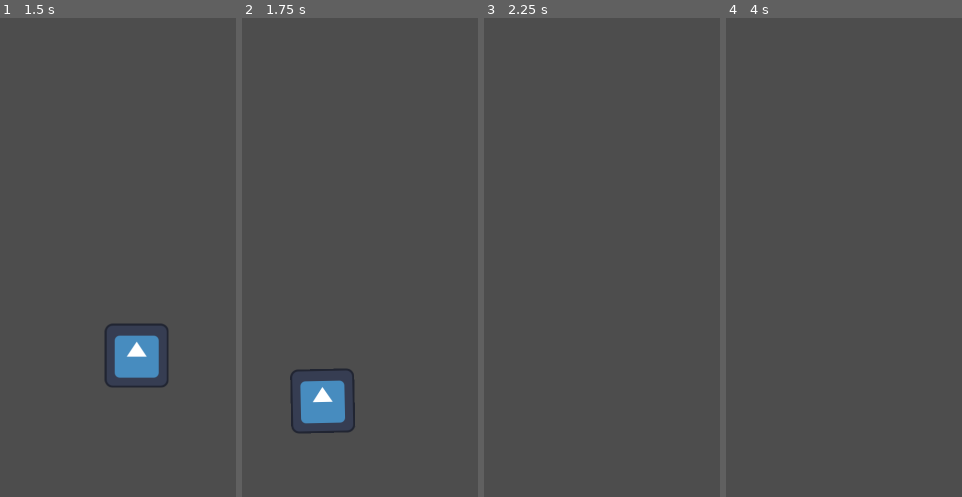
Above: before the commit, frames 1-4 (left to right).
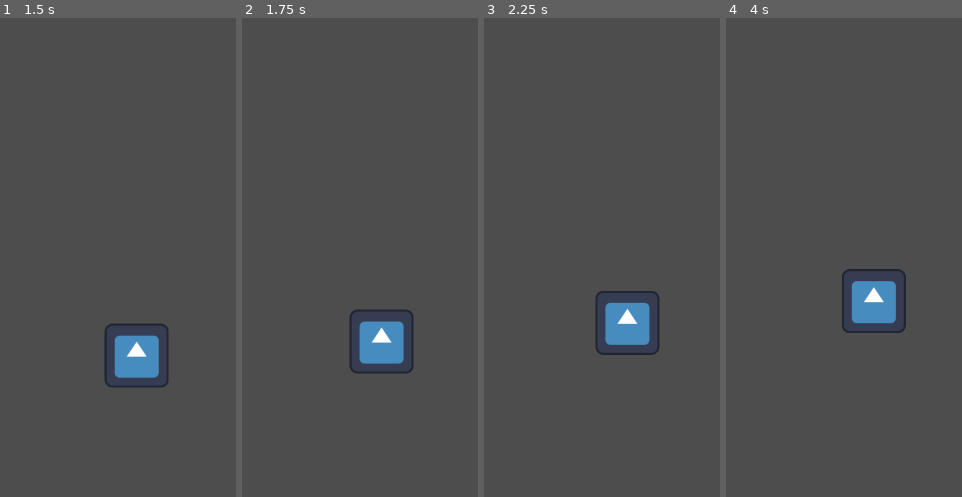
Above: after the commit, the same moments.

Repository: LucMat50/RGDCGameJam2026
Game: Godot game, scene res://Scenes/main_game.tscn
Same seed, same stepped clock (60 frames per second), same inputs: the game is played once before the commit and once after it. The engine's default icon, where the game draws it, is replaced by a stand-in: a white triangle on a blue panel in a dark square.
Inputs (mouse positions are in pixels of both pictures, inside the frame that each line leads up to):
- Up to frame 1 (1.5 s): tap Enter at 0.5 s; drag from (198, 56) to (127, 396) at 0.52 s; drag from (outside the picture) to (127, 396) at 1.27 s
- Up to frame 2 (1.75 s): no input
- Up to frame 3 (2.25 s): move the mouse to (outside the picture) at 2.02 s; click (outside the picture) at 2.17 s
- Up to frame 4 (4 s): drag from (outside the picture) to (886, 109) at 2.77 s; move the mouse to (outside the picture) at 3.52 s; click (outside the picture) at 3.67 s

Frame 1 is identical in both runs. In frame 2, 4.2% of the frame differs, in the area x 20-73%, y 60-87%; in frame 3, 2.1%; in frame 4, 2.2%.

Commit message:
started candy and firecracker dictionaries

Diff:
--- a/rgdc-game-jam-2026/Scenes/candy.tscn
+++ b/rgdc-game-jam-2026/Scenes/candy.tscn
@@ -1,6 +1,7 @@
 [gd_scene format=3 uid="uid://mfg1ipq2alea"]
 
 [ext_resource type="Script" uid="uid://btek1uktt8gcq" path="res://Scripts/pickable.gd" id="1_prm1k"]
+[ext_resource type="Script" uid="uid://bckgnfqblimwl" path="res://Scripts/candy.gd" id="2_bresn"]
 
 [sub_resource type="RectangleShape2D" id="RectangleShape2D_bresn"]
 size = Vector2(315, 87.5)
@@ -12,7 +13,8 @@
 [node name="RigidBody2D" type="RigidBody2D" parent="." unique_id=408566285]
 input_pickable = true
 
-[node name="Sprite2D" type="Sprite2D" parent="RigidBody2D" unique_id=867132802]
+[node name="AnimatedSprite2D" type="AnimatedSprite2D" parent="RigidBody2D" unique_id=1877102846]
+script = ExtResource("2_bresn")
 
 [node name="CollisionShape2D" type="CollisionShape2D" parent="RigidBody2D" unique_id=72143038]
 shape = SubResource("RectangleShape2D_bresn")
--- /dev/null
+++ b/rgdc-game-jam-2026/Scenes/firecracker.tscn
@@ -0,0 +1,21 @@
+[gd_scene format=3 uid="uid://04cge6jng4i7"]
+
+[ext_resource type="Script" uid="uid://btek1uktt8gcq" path="res://Scripts/pickable.gd" id="1_hx2e6"]
+[ext_resource type="Script" uid="uid://7vx2uvedgcm8" path="res://Scripts/firecracker.gd" id="2_i75xa"]
+
+[sub_resource type="RectangleShape2D" id="RectangleShape2D_i75xa"]
+size = Vector2(390, 102)
+
+[node name="Firecracker" type="Node2D" unique_id=273861908]
+script = ExtResource("1_hx2e6")
+
+[node name="RigidBody2D" type="RigidBody2D" parent="." unique_id=83455241]
+
+[node name="AnimatedSprite2D" type="AnimatedSprite2D" parent="RigidBody2D" unique_id=1641768735]
+script = ExtResource("2_i75xa")
+
+[node name="CollisionShape2D" type="CollisionShape2D" parent="RigidBody2D" unique_id=1582982719]
+position = Vector2(185, 41)
+shape = SubResource("RectangleShape2D_i75xa")
+
+[connection signal="input_event" from="RigidBody2D" to="." method="_on_rigid_body_2d_input_event"]
--- a/rgdc-game-jam-2026/Scenes/main_game.tscn
+++ b/rgdc-game-jam-2026/Scenes/main_game.tscn
@@ -10,7 +10,7 @@
 position = Vector2(395, 318)
 
 [node name="Candy" parent="." unique_id=234386370 instance=ExtResource("2_pu3va")]
-position = Vector2(760, 506)
+position = Vector2(792, 371)
 
 [node name="Drop" parent="." unique_id=672994277 instance=ExtResource("3_0e3vx")]
 position = Vector2(257, 998)
--- /dev/null
+++ b/rgdc-game-jam-2026/Scripts/candy.gd
@@ -0,0 +1,15 @@
+class_name Candy
+extends AnimatedSprite2D
+
+# VARIABLES
+var candy_texture: Texture
+
+# CANDY DICTIONARY
+var candy_dict: Dictionary = {
+	"bocadin": "",
+	"mazapan": "",
+	"mamut": "",
+	"pelon": "",
+	"bubulubu": "",
+	"pulparindo": ""
+}
--- /dev/null
+++ b/rgdc-game-jam-2026/Scripts/firecracker.gd
@@ -0,0 +1,15 @@
+class_name Firecracker
+extends AnimatedSprite2D
+
+# VARIABLES
+var rocket_texture: Texture
+
+# ROCKET DICTIONARY
+var rocket_dict: Dictionary = {
+	"cara_de_diablo": "",
+	"chifladores": "",
+	"bombas_de_humo": "",
+	"cebollitas": "",
+	"paloma": "",
+	"abejita": ""
+}
--- a/rgdc-game-jam-2026/Scripts/game_manager.gd
+++ b/rgdc-game-jam-2026/Scripts/game_manager.gd
@@ -2,6 +2,7 @@
 
 # DEFAULT VARIABLES
 #	Points
+var high_score: int = 0
 var total_points: int = 0
 var current_wave_points: int = 0
 var current_rocket_tax: int = 1
--- a/rgdc-game-jam-2026/Scripts/pickable.gd
+++ b/rgdc-game-jam-2026/Scripts/pickable.gd
@@ -3,7 +3,7 @@
 
 # EXPORT VARIABLES
 @export var candy: bool
-@export var rocket: bool
+@export var firecracker: bool
 
 # ONREADY VARIABLES
 @onready var rigid_body = $RigidBody2D
@@ -22,10 +22,10 @@
 func _ready():
 	rigid_body.add_to_group("Pickable")
 
-	if candy and !rocket:
+	if candy and !firecracker:
 		rigid_body.add_to_group("Candy")
-	elif rocket and !candy:
-		rigid_body.add_to_group("Rocket")
+	elif firecracker and !candy:
+		rigid_body.add_to_group("Firecracker")
 
 	rigid_body.input_pickable = true 	#detects mouse
 	rigid_body.gravity_scale = 0 		#no gravity/floating
--- a/rgdc-game-jam-2026/project.godot
+++ b/rgdc-game-jam-2026/project.godot
@@ -37,7 +37,7 @@
 
 Candy=""
 Pickable=""
-Rocket=""
+Firecracker=""
 
 [input]
 
Not shown, added: rgdc-game-jam-2026/Scripts/candy.gd.uid
Not shown, added: rgdc-game-jam-2026/Scripts/firecracker.gd.uid
